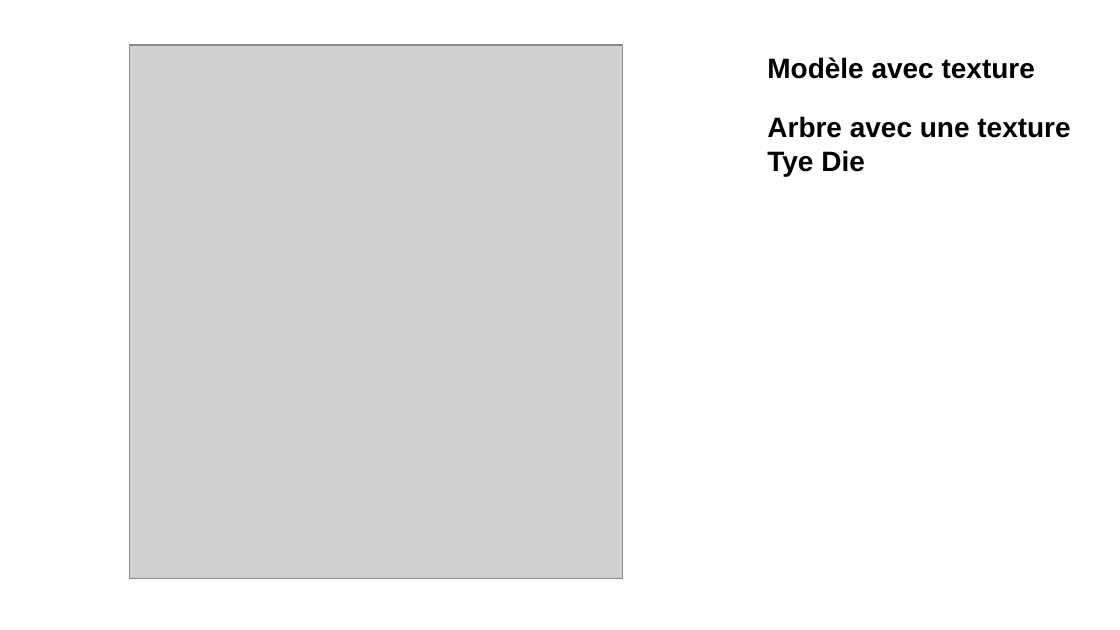
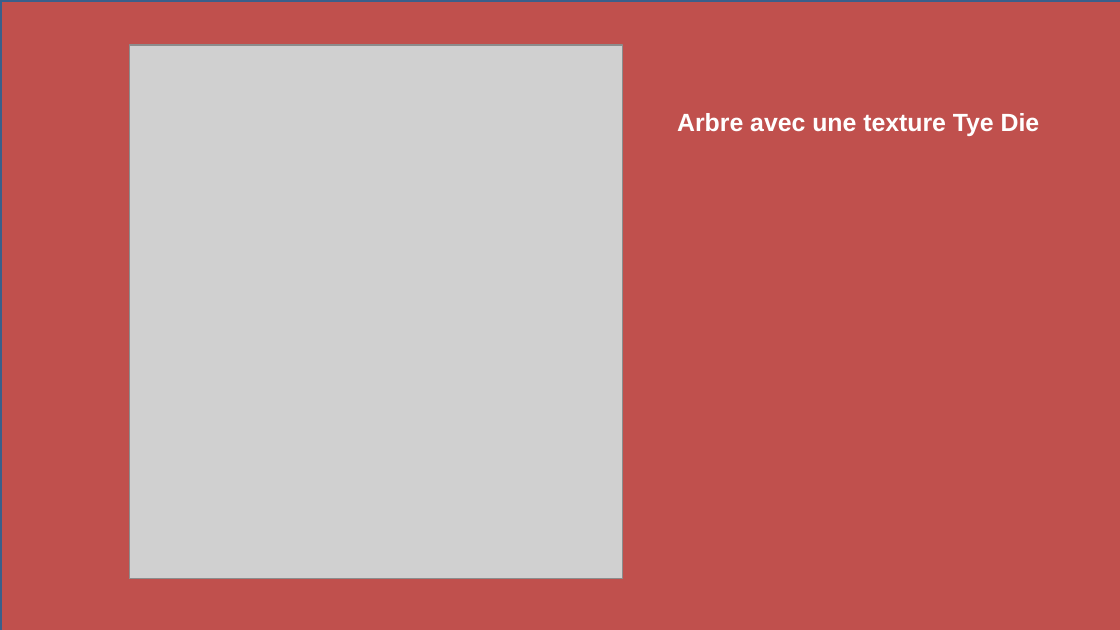
Before and after one commit to LordPet/inf5071_FollowThePills, a slide deck: slide 8 of presentation2.pptx (slide 7 before the commit). Drawn at 1120x630 pixels with LibreOffice and Linux fonts; fonts in the diff are those of the drawing; grey boxes stand for pictures. Boxes give left, top, right and bottom in pixels: in the first picture for what was removed or moved away, otherwise in the second. Text is boxed around its words. In the diff, an @@ line names an element or a change of style, - is before the commit and + after.

```diff
--- a/presentation2.pptx
+++ b/presentation2.pptx
@@ rectangle added at (0, 0, 1120, 630), fill #C0504D, outline #3A5F8C 2.25 pt @@
@@ rectangle removed at (1100, 0, 1120, 630) @@
@@ text removed at (767, 57, 1035, 79) @@
-Modèle avec texture
@@ text at (677, 113, 1040, 136): text changed; size 18 to 16 pt; text colour #000000 to #FFFFFF @@
-Arbre avec une texture
-Tye Die
+Arbre avec une texture Tye Die
```
Also in this commit, not shown: 16 other slides changed, 1 slide added.
